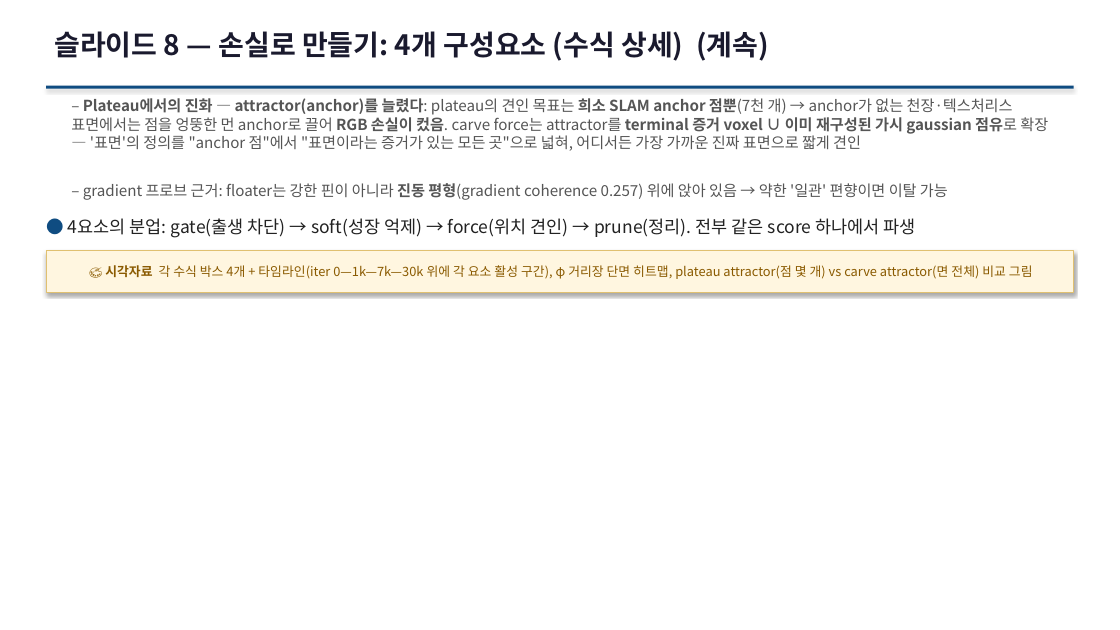
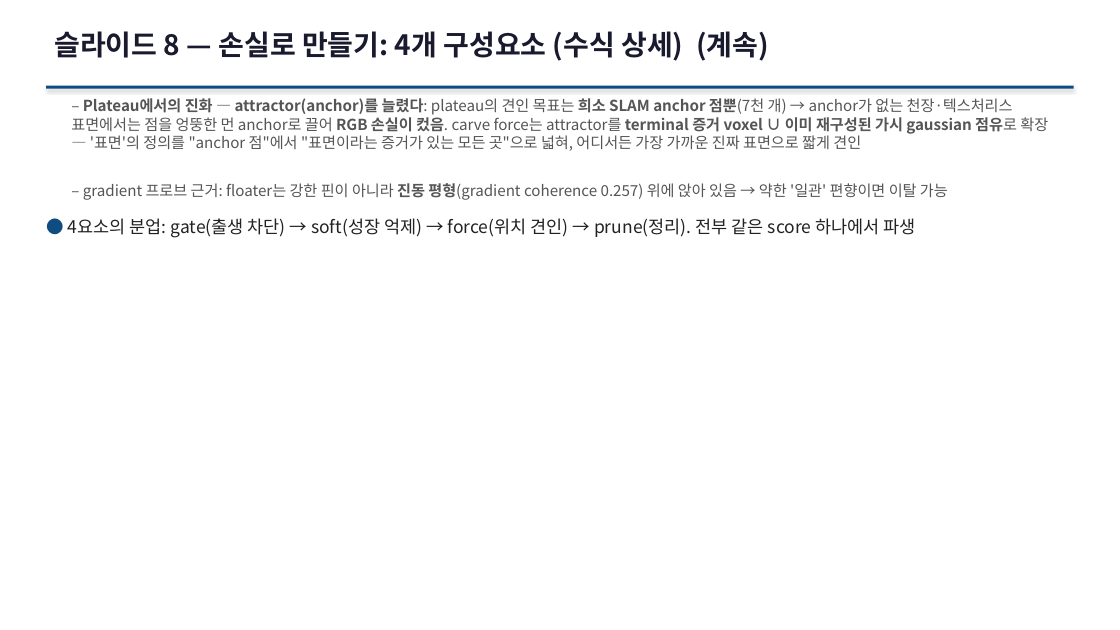
Before and after one commit to sawo0150/gs_floaterLab, a slide deck: slide 18 of context/ppt/gs_floater_deck.pptx (slide 17 before the commit). Drawn at 1120x630 pixels with LibreOffice and Linux fonts; fonts in the diff are those of the drawing. Boxes give left, top, right and bottom in pixels: in the first picture for what was removed or moved away, otherwise in the second. Text is boxed around its words. In the diff, an @@ line names an element or a change of style, - is before the commit and + after.

```diff
--- a/context/ppt/gs_floater_deck.pptx
+++ b/context/ppt/gs_floater_deck.pptx
@@ rectangle removed at <box>46,250,1074,292</box> @@
-🎨 시각자료 각 수식 박스 4개 + 타임라인(iter 0—1k—7k—30k 위에 각 요소 활성 구간), φ 거리장 단면 히트맵, plateau attractor(점 몇 개) vs carve attractor(면 전체) 비교 그림
```
Also in this commit, not shown: 39 other slides changed, 15 slides added, 2 slides removed, 18 other files.
